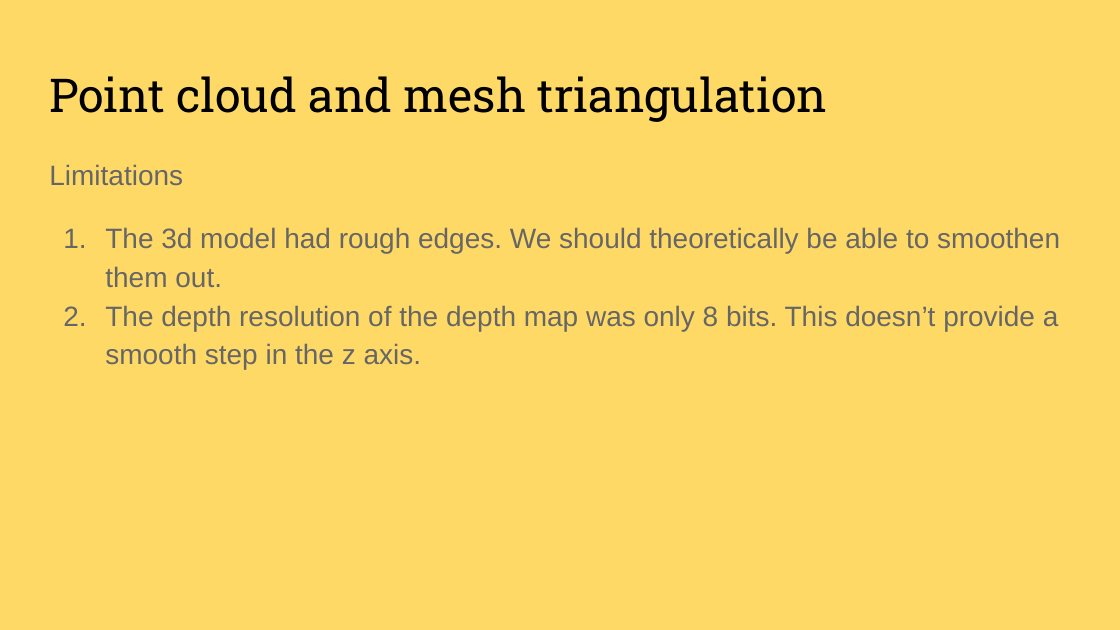
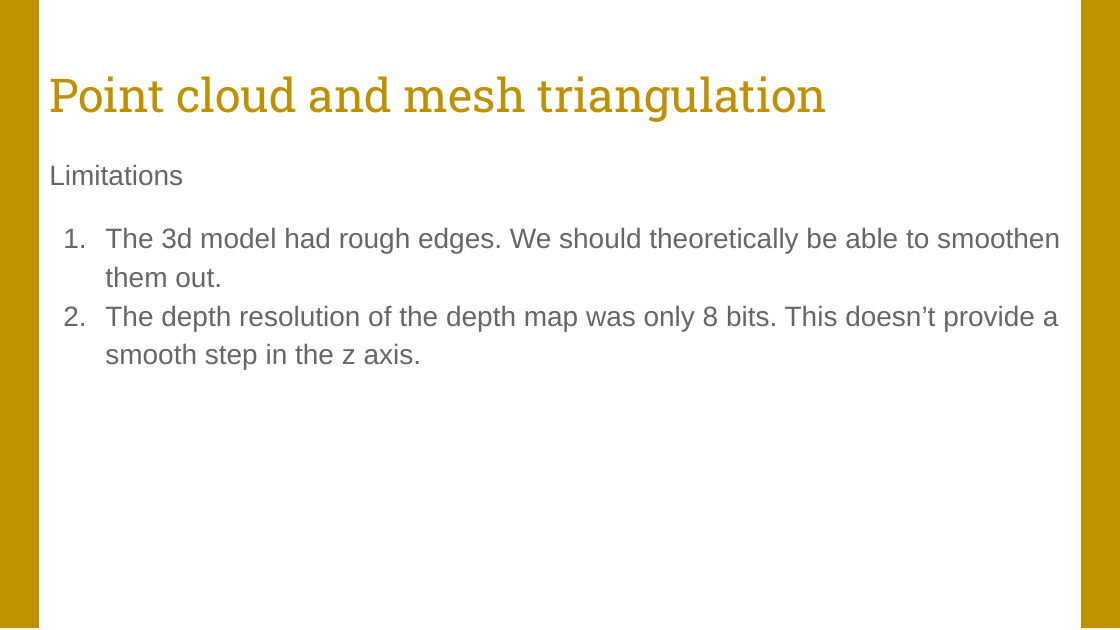
Before and after one commit to sushant-thapa/Future-of-Clothing-A-technological-approach, a slide deck: slide 15 of Future of Clothing, a progress slide.pptx. Drawn at 1120x630 pixels with LibreOffice and Linux fonts; fonts in the diff are those of the drawing. Boxes give left, top, right and bottom in pixels: in the first picture for what was removed or moved away, otherwise in the second. Text is boxed around its words. In the diff, an @@ line names an element or a change of style, - is before the commit and + after.

Commit message:
This version has colours as indicators rather than entire background.

```diff
--- a/Future of Clothing, a progress slide.pptx
+++ b/Future of Clothing, a progress slide.pptx
@@ background #FFD966 to #FFFFFF @@
@@ rectangle added at (x1=0, y1=0, x2=39, y2=627), fill #BF9000 @@
@@ rectangle added at (x1=1081, y1=0, x2=1120, y2=627), fill #BF9000 @@
@@ title "Point cloud and mesh triangulation" at (x1=49, y1=76, x2=828, y2=122): text colour #000000 to #BF9000 @@
```
Also in this commit, not shown: 9 other slides changed.
